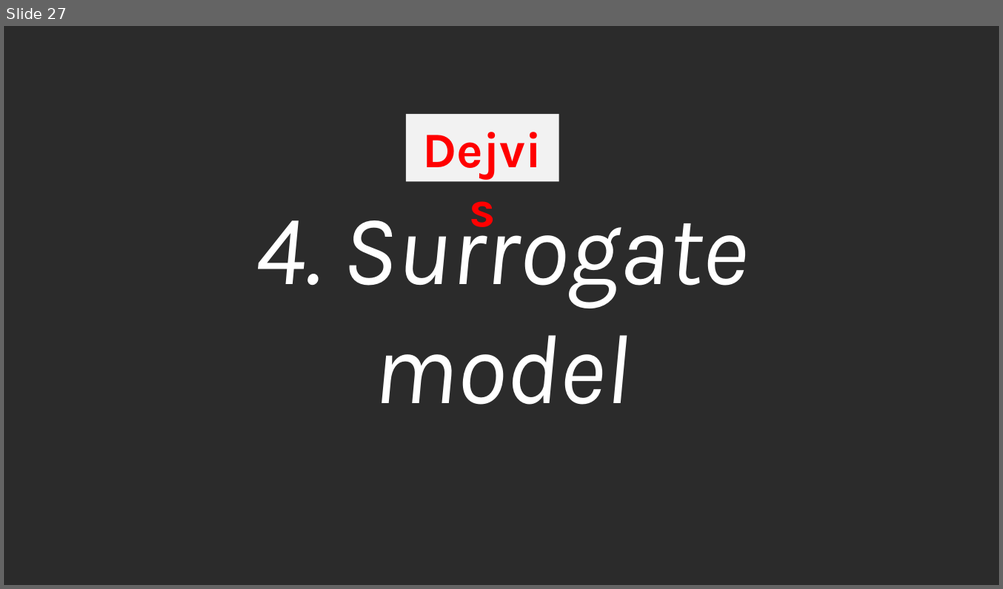
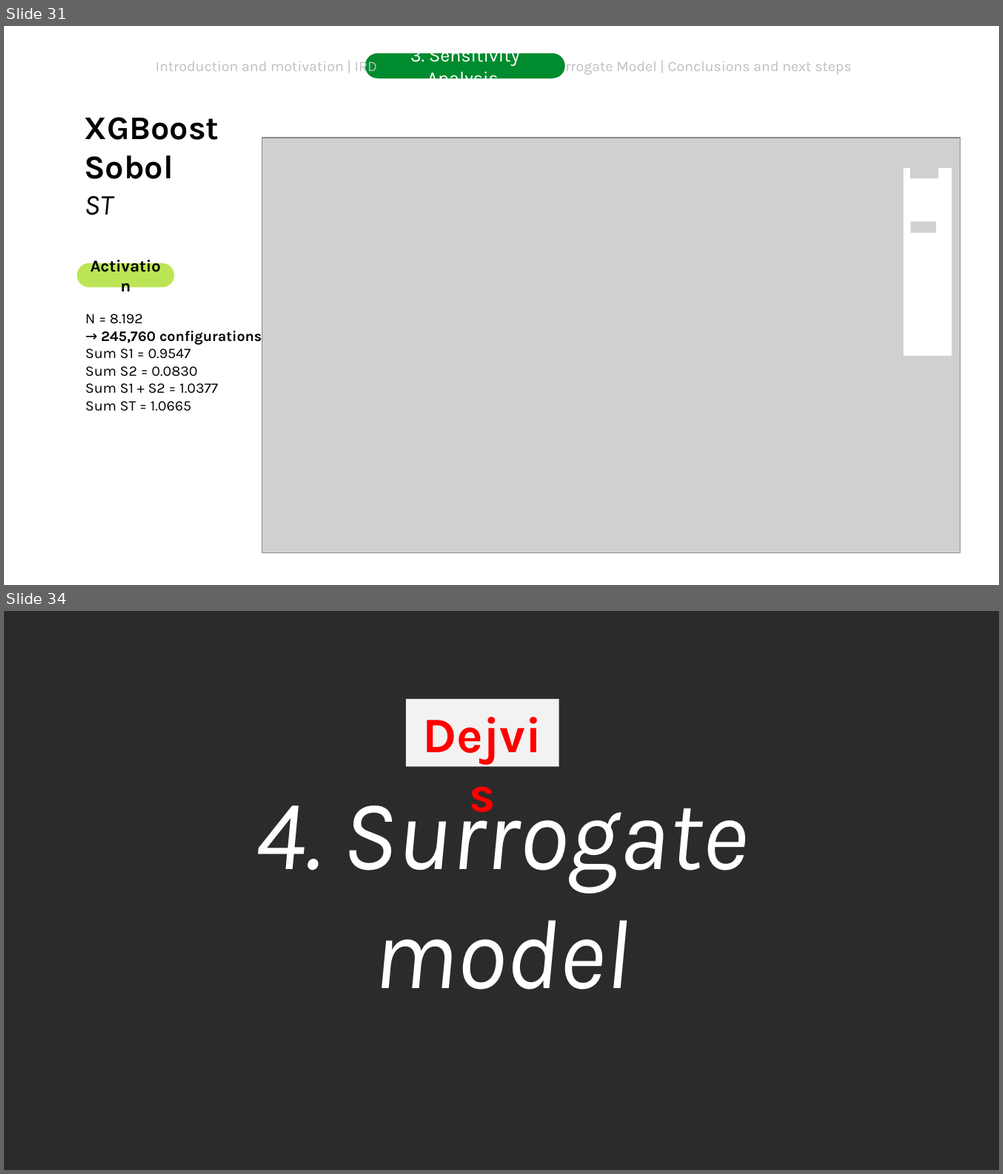
Before and after one commit to DejvisT/Sensitivity-Analysis-and-Surrogate-Modeling-of-PEM-Fuel-Cells, a slide deck: final_presentation_v1.pptx. Shown one above the other, each under a label of ours: slide 27 before the commit, slides 31 and 34 after it; the slides between them are not shown. The pictures are 1003x589 and 1003x1174 pixels, drawn with LibreOffice and Linux fonts; fonts in the diff are those of the drawing; grey boxes stand for pictures; background and template pictures are left out; a plain dark background stands for a picture behind light text. Boxes give left, top, right and bottom in pixels: in the first picture for what was removed or moved away, otherwise in the second. Text is boxed around its words. In the diff, an @@ line names an element or a change of style, - is before the commit and + after.

```diff
--- a/final_presentation_v1.pptx
+++ b/final_presentation_v1.pptx
@@ slide 31 added at bbox=[4, 26, 999, 585], background picture (left out) @@
@@ text added at bbox=[156, 58, 377, 76], 14 pt, text #BFBFBF @@
+Introduction and motivation | IRD
@@ rounded rectangle added at bbox=[365, 53, 565, 79], fill #008B2E, 18 pt, text #FFFFFF @@
+3. Sensitivity Analysis
@@ text added at bbox=[548, 58, 851, 76], 14 pt, text #BFBFBF @@
+Surrogate Model | Conclusions and next steps
@@ text added at bbox=[84, 117, 219, 140], 32 pt, text #000000, bold @@
+XGBoost
@@ text added at bbox=[84, 156, 173, 215], 32 pt, text #000000, bold @@
+Sobol
+ST
@@ picture added at bbox=[262, 138, 960, 554] @@
@@ rectangle added at bbox=[904, 170, 950, 355], fill #FFFFFF, outline #FFFFFF 1.5 pt @@
@@ picture added at bbox=[910, 167, 937, 178] @@
@@ page number added at bbox=[7, 219, 43, 255], 16 pt, text #FFFFFF, bold @@
+31
@@ picture added at bbox=[910, 221, 936, 232] @@
@@ rounded rectangle added at bbox=[77, 264, 174, 287], fill #BBE555, 16 pt, text #000000, bold @@
+Activation
@@ text added at bbox=[85, 314, 262, 412], 14 pt, text #000000 @@
+N = 8.192
+→ 245,760 configurations
+Sum S1 = 0.9547
+Sum S2 = 0.0830
+Sum S1 + S2 = 1.0377
+Sum ST = 1.0665
@@ what was slide 27 is now slide 34 @@
```
Also in this commit, not shown: 17 slides changed, 11 other slides added, 3 slides removed.
